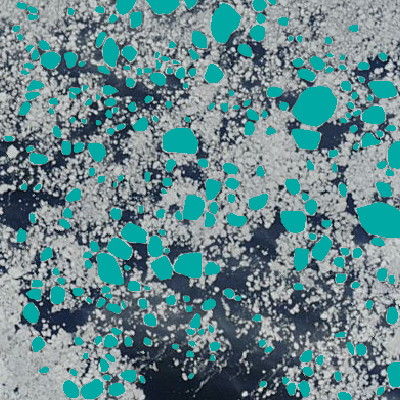
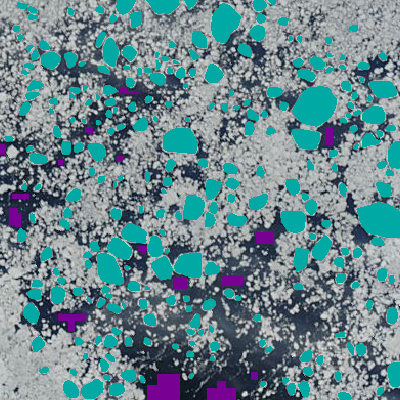
Layered file, before and after one edit (w=400, h=400). Changes by layer:
added layer "water samples" above "landmask" over [0, 87, 333, 400]
